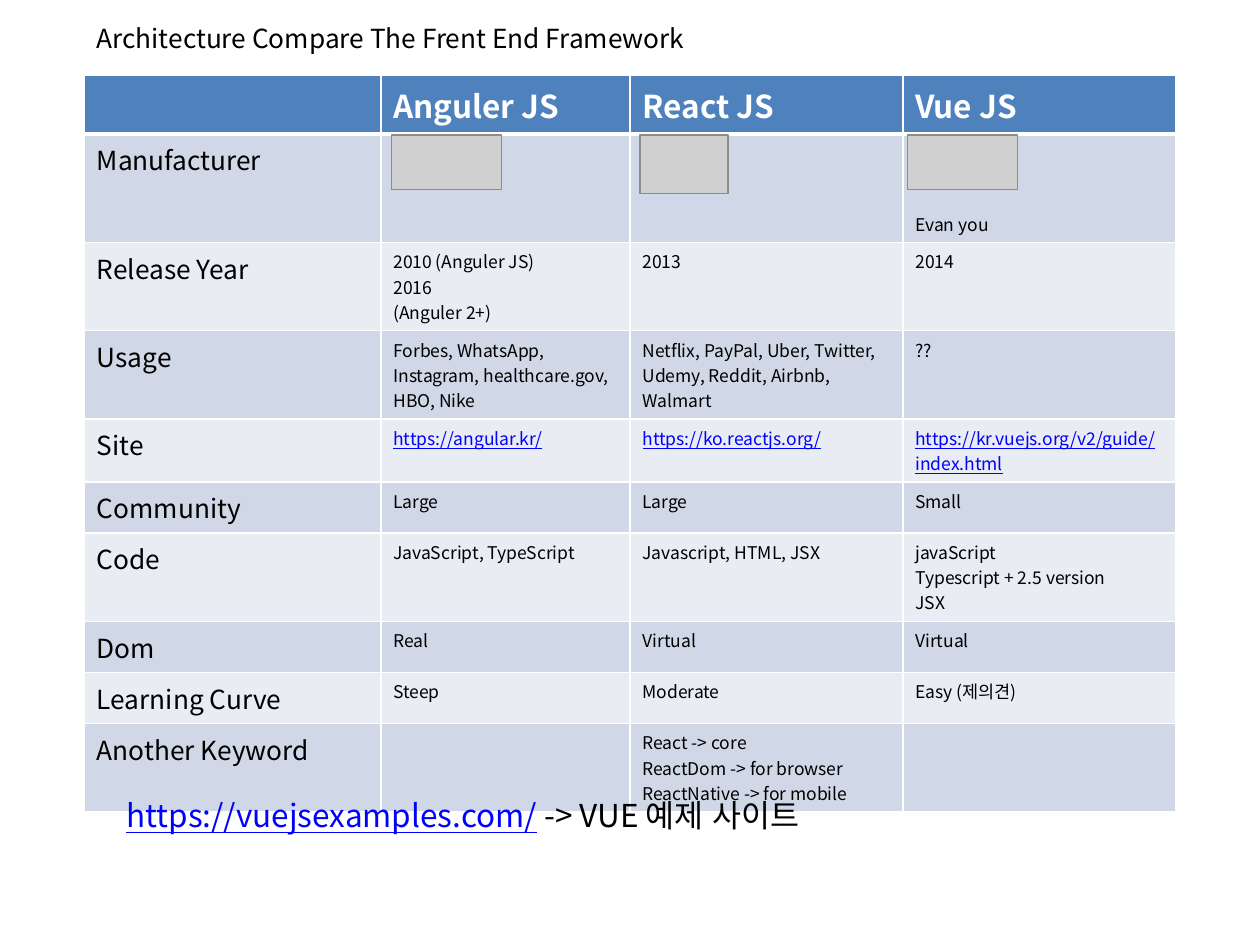
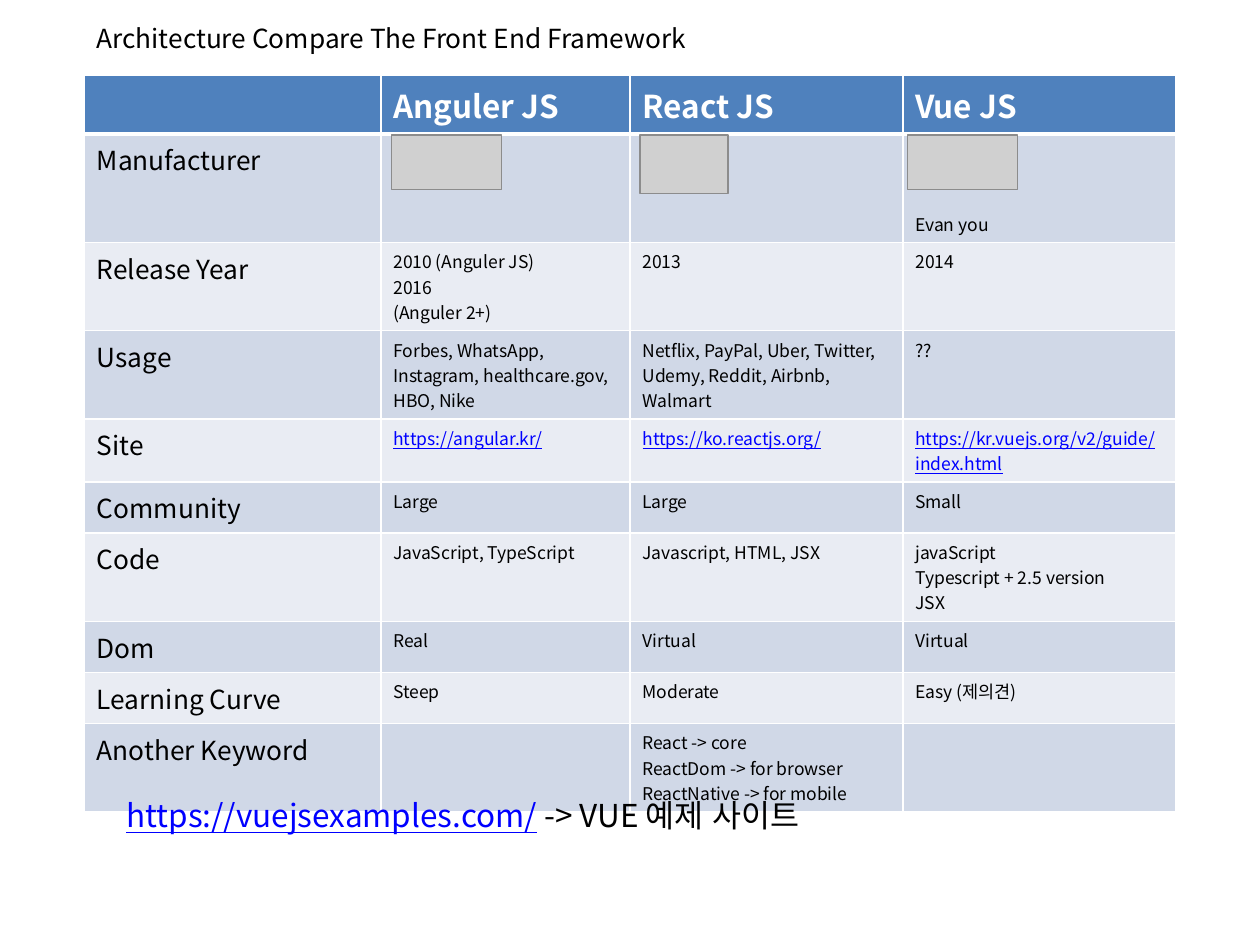
Before and after one commit to zipdrv85/vueStudy, a slide deck: slide 4 of doc/2주차 스터디 vue react anguler.pptx. Drawn at 1260x945 pixels with LibreOffice and Linux fonts; fonts in the diff are those of the drawing; grey boxes stand for pictures; background and template pictures are left out. Boxes give left, top, right and bottom in pixels: in the first picture for what was removed or moved away, otherwise in the second. Text is boxed around its words. In the diff, an @@ line names an element or a change of style, - is before the commit and + after.

```diff
--- a/doc/2주차 스터디 vue react anguler.pptx
+++ b/doc/2주차 스터디 vue react anguler.pptx
@@ text at [97, 27, 686, 54]: text changed @@
-Architecture Compare The Frent End Framework
+Architecture Compare The Front End Framework
```
Also in this commit, not shown: 4 other slides changed, 2 other files.
